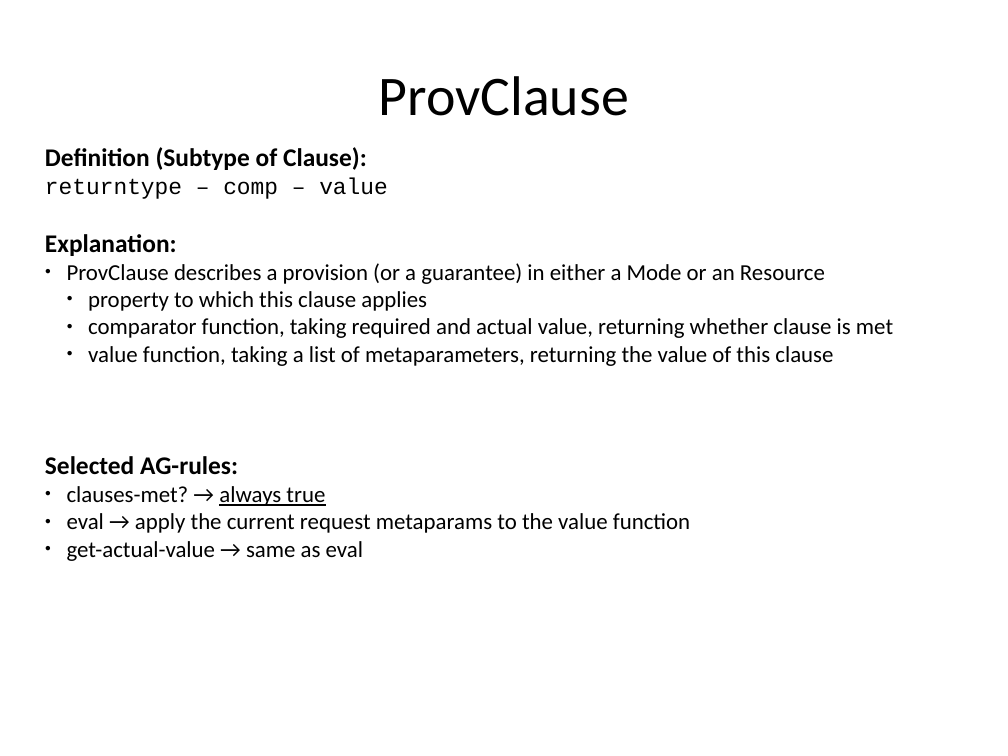
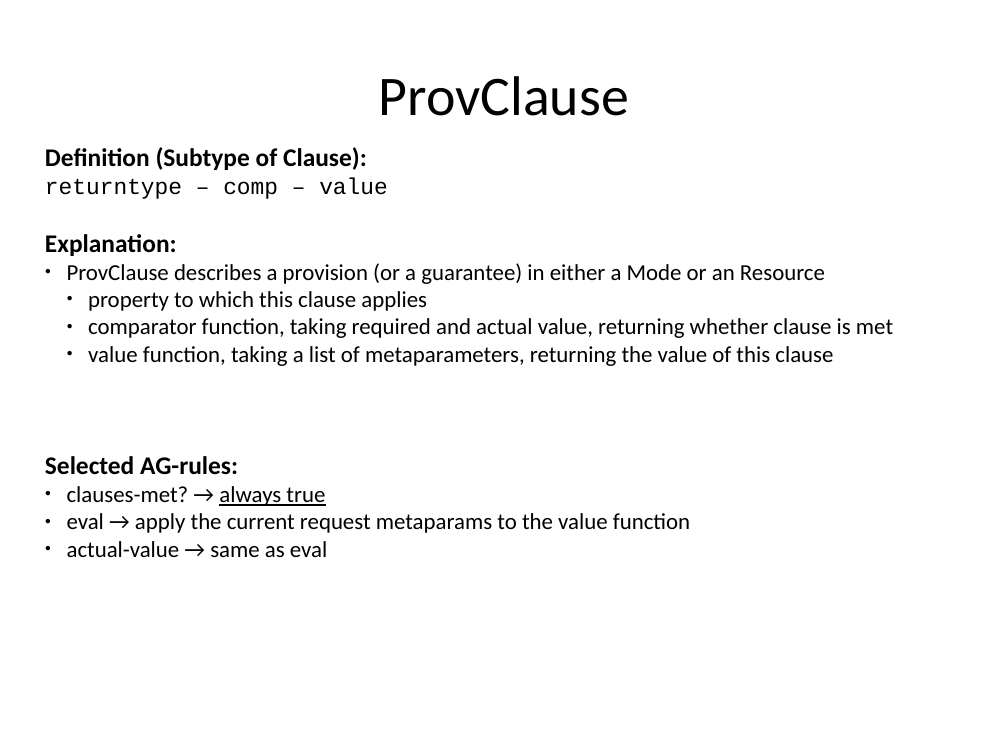
Before and after one commit to rene-schoene/racr-mquat, a slide deck: slide 28 of doc/the-model.odp (slide 21 before the commit). Drawn at 1008x756 pixels with LibreOffice and Linux fonts; fonts in the diff are those of the drawing. Boxes give left, top, right and bottom in pixels: in the first picture for what was removed or moved away, otherwise in the second. Text is boxed around its words. In the diff, an @@ line names an element or a change of style, - is before the commit and + after.

```diff
--- a/doc/the-model.odp
+++ b/doc/the-model.odp
@@ text at bbox=[67, 541, 327, 557]: text changed @@
-● get-actual-value → same as eval
+● actual-value → same as eval
```
Also in this commit, not shown: 21 other slides changed, 7 slides added, 1 other file.
